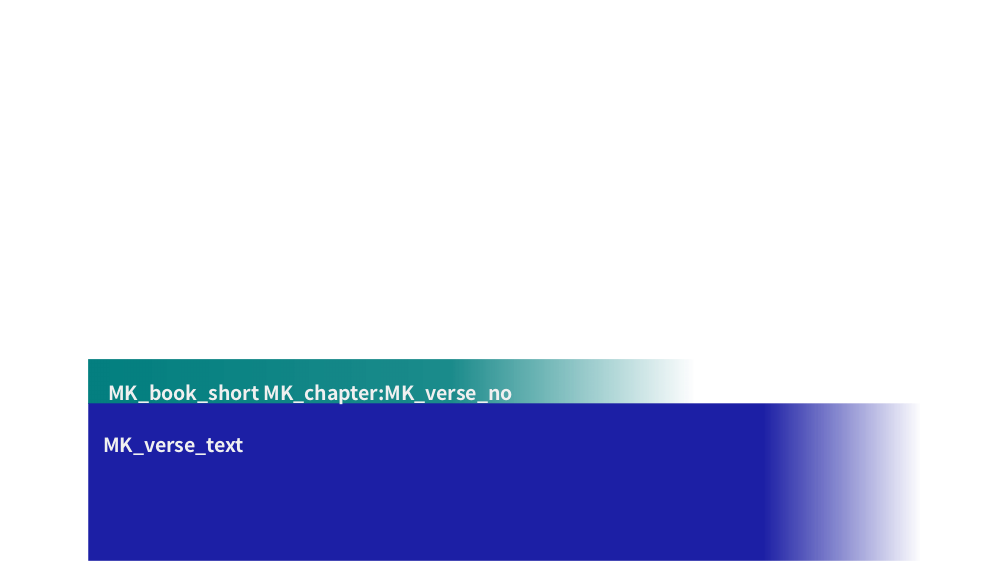
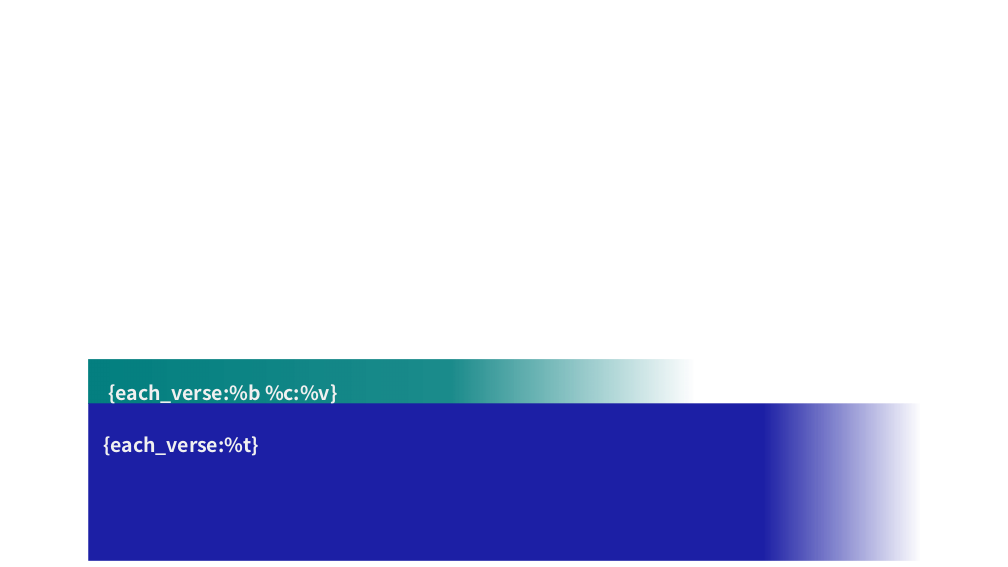
Before and after one commit to juria90/service_ppt, a slide deck: slide 10 of sample/Service-Template.pptx. Drawn at 1008x567 pixels with LibreOffice and Linux fonts; fonts in the diff are those of the drawing. Boxes give left, top, right and bottom in pixels: in the first picture for what was removed or moved away, otherwise in the second. Text is boxed around its words. In the diff, an @@ line names an element or a change of style, - is before the commit and + after.

Commit message:
Change find_replace to variable substitution with additional format for Bible verse and datetime.

```diff
--- a/sample/Service-Template.pptx
+++ b/sample/Service-Template.pptx
@@ text at [108,384,337,406]: text changed @@
-MK_book_short MK_chapter:MK_verse_no
+{each_verse:%b %c:%v}
@@ text at [103,436,258,456]: text changed @@
-MK_verse_text
+{each_verse:%t}
```
Also in this commit, not shown: 14 other slides changed, 13 other files.
